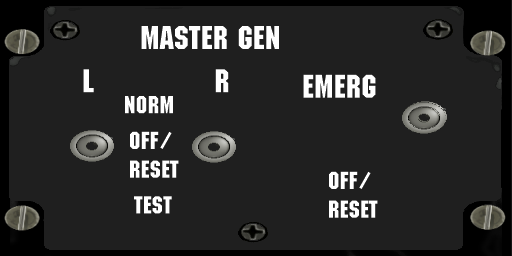
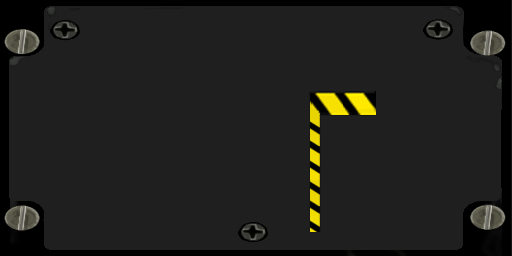
Revision of a layered 512 x 256 image; what changed, layer by layer:
added layer "Pasted Layer #3" above "Pasted Layer #2" over [309, 91, 376, 115]
showed "Pasted Layer #2" over [309, 104, 376, 232]
hid "switch-base" over [70, 102, 446, 162]
hid "Pasted Layer" over [70, 101, 447, 163]
hid "legends" over [79, 26, 378, 220]
